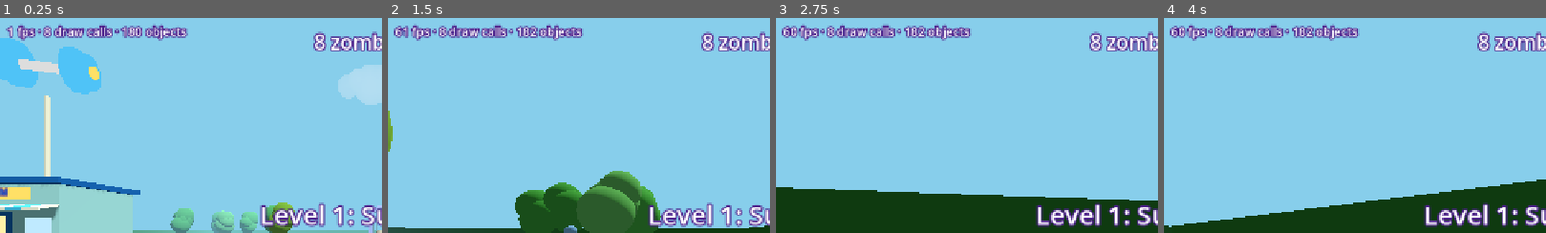
Above: before the commit, frames 1-4 (left to right).
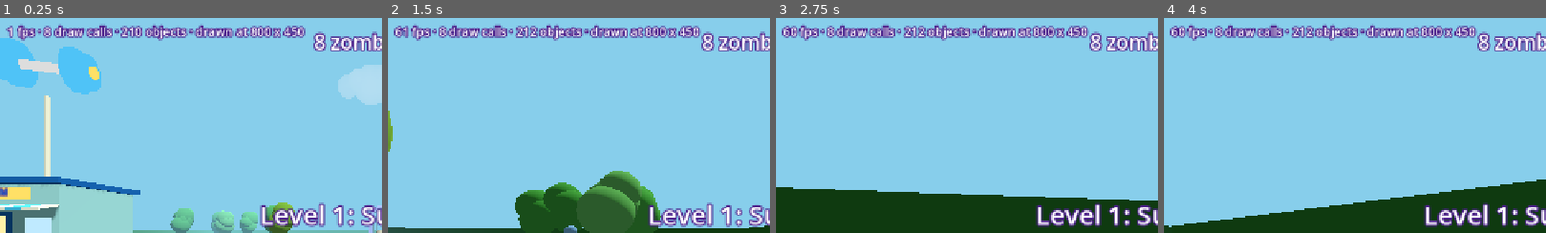
Above: after the commit, the same moments.

Repository: BennyWebb/zombie-tag
Game: Godot game, scene res://scenes/main.tscn
The game is run twice, just before and just after one commit, with the same random seed, the same clock (stepped at 60 frames per second) and the same inputs.
Inputs:
- Up to frame 1 (0.25 s): no input
- Up to frame 2 (1.5 s): tap Enter at 0.5, 1.35 s; hold D (turn_right) 0.53-1.28 s; hold Space (attack) 0.53-1.28 s; hold S (walk_back) from 1.28 s (still down)
- Up to frame 3 (2.75 s): release S (walk_back) at 2.03 s; hold D (turn_right) from 2.03 s (still down); tap Keypad Enter at 2.1 s
- Up to frame 4 (4 s): release D (turn_right) at 2.78 s; hold W (walk_forward) 2.78-3.53 s; tap Space (attack) at 2.85 s; hold A (turn_left) from 3.53 s (still down); tap Enter at 3.6 s
The pictures show only the part of the screen within x 0-50%, y 0-50%; the shares and areas given below are measured in that part.

The runs differ from the first frame. In frame 1, 1.5% of the frame differs, in the area x 31-80%, y 2-10%; in frame 2, 1.5%, in the area x 33-82%, y 2-10%; in frame 3, 1.5%; in frame 4, 1.5%.

Commit message:
Godot: get ready to try it on the Shield
- An Android export preset for Godot's one-click deploy (arm64, Compatibility
  renderer). It includes the .json data files, which Godot doesn't pack by
  itself; checked by exporting the pack and running the game from it.
- Android texture compression (ETC2/ASTC) switched on, which the export needs.
- The TV remote's Back button pauses instead of closing the game.
- F3 / Select also shows the size the game is drawn at (1080p or 4K matters).
- README: the steps to put it on the Shield.

Co-Authored-By: Claude Opus 5.5 <noreply@anthropic.com>
Claude-Session: https://claude.ai/code/session_01LLQA4ZnRtB4LSabNngitDm

Diff:
--- a/godot/project.godot
+++ b/godot/project.godot
@@ -13,6 +13,7 @@
 config/name="Zombie Tag"
 run/main_scene="res://scenes/main.tscn"
 config/features=PackedStringArray("4.7", "GL Compatibility")
+config/quit_on_go_back=false
 
 [autoload]
 
@@ -32,3 +33,4 @@
 renderer/rendering_method="gl_compatibility"
 renderer/rendering_method.mobile="gl_compatibility"
 anti_aliasing/quality/msaa_3d=1
+textures/vram_compression/import_etc2_astc=true
--- a/godot/scripts/hud.gd
+++ b/godot/scripts/hud.gd
@@ -47,8 +47,10 @@
 	message_time -= delta
 	message.visible = message_time > 0
 	if speed.visible:
-		speed.text = "%d fps · %d draw calls · %d objects" % [
+		var size := get_viewport().get_visible_rect().size * get_viewport().get_final_transform().get_scale()
+		speed.text = "%d fps · %d draw calls · %d objects · drawn at %d x %d" % [
 			Performance.get_monitor(Performance.TIME_FPS),
 			Performance.get_monitor(Performance.RENDER_TOTAL_DRAW_CALLS_IN_FRAME),
 			Performance.get_monitor(Performance.RENDER_TOTAL_OBJECTS_IN_FRAME),
+			size.x, size.y,
 		]
--- a/godot/scripts/main.gd
+++ b/godot/scripts/main.gd
@@ -49,10 +49,20 @@
 	hud.say("Level %d: %s\nPop all the zombies, then find the exit gate!" % [number, level.info.name], 4)
 
 
+# The TV remote's Back button (Android's "go back") pauses too, instead of closing the game.
+func _notification(what: int) -> void:
+	if what == NOTIFICATION_WM_GO_BACK_REQUEST:
+		toggle_pause()
+
+
+func toggle_pause() -> void:
+	paused = not paused
+	hud.say("Paused" if paused else "", 9999 if paused else 0)
+
+
 func _unhandled_input(event: InputEvent) -> void:
 	if event.is_action_pressed("pause"):
-		paused = not paused
-		hud.say("Paused" if paused else "", 9999 if paused else 0)
+		toggle_pause()
 
 
 func _process(delta: float) -> void:
Not shown, added: godot/export_presets.cfg
Not shown, changed: godot/README.md
